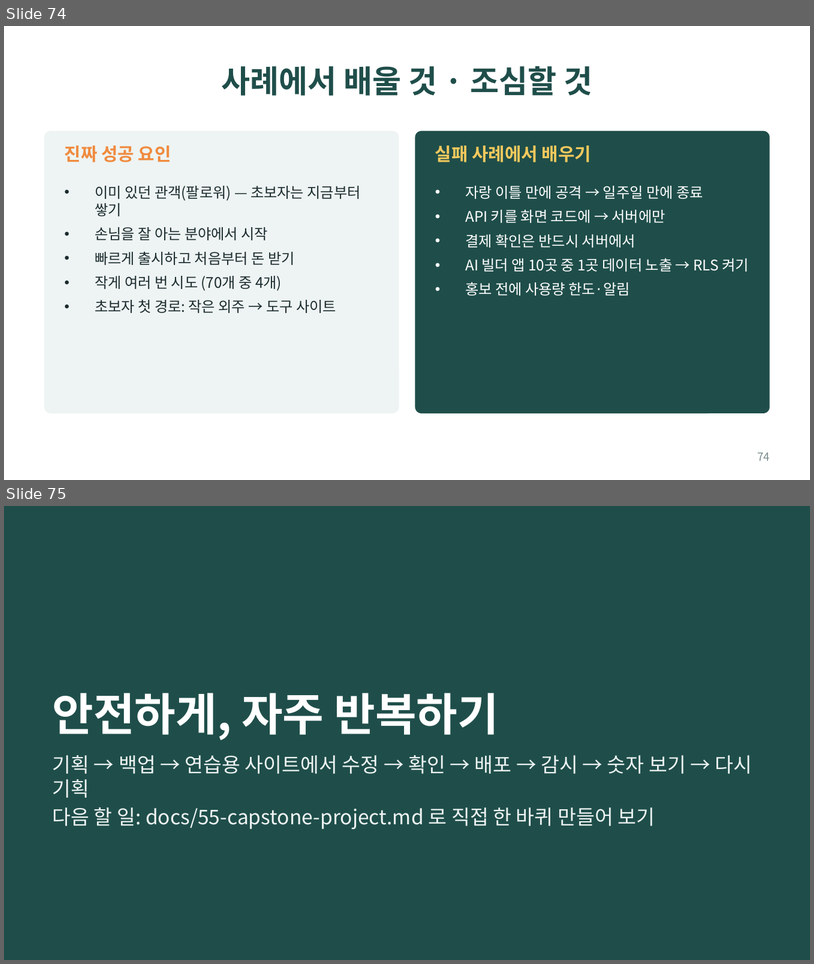
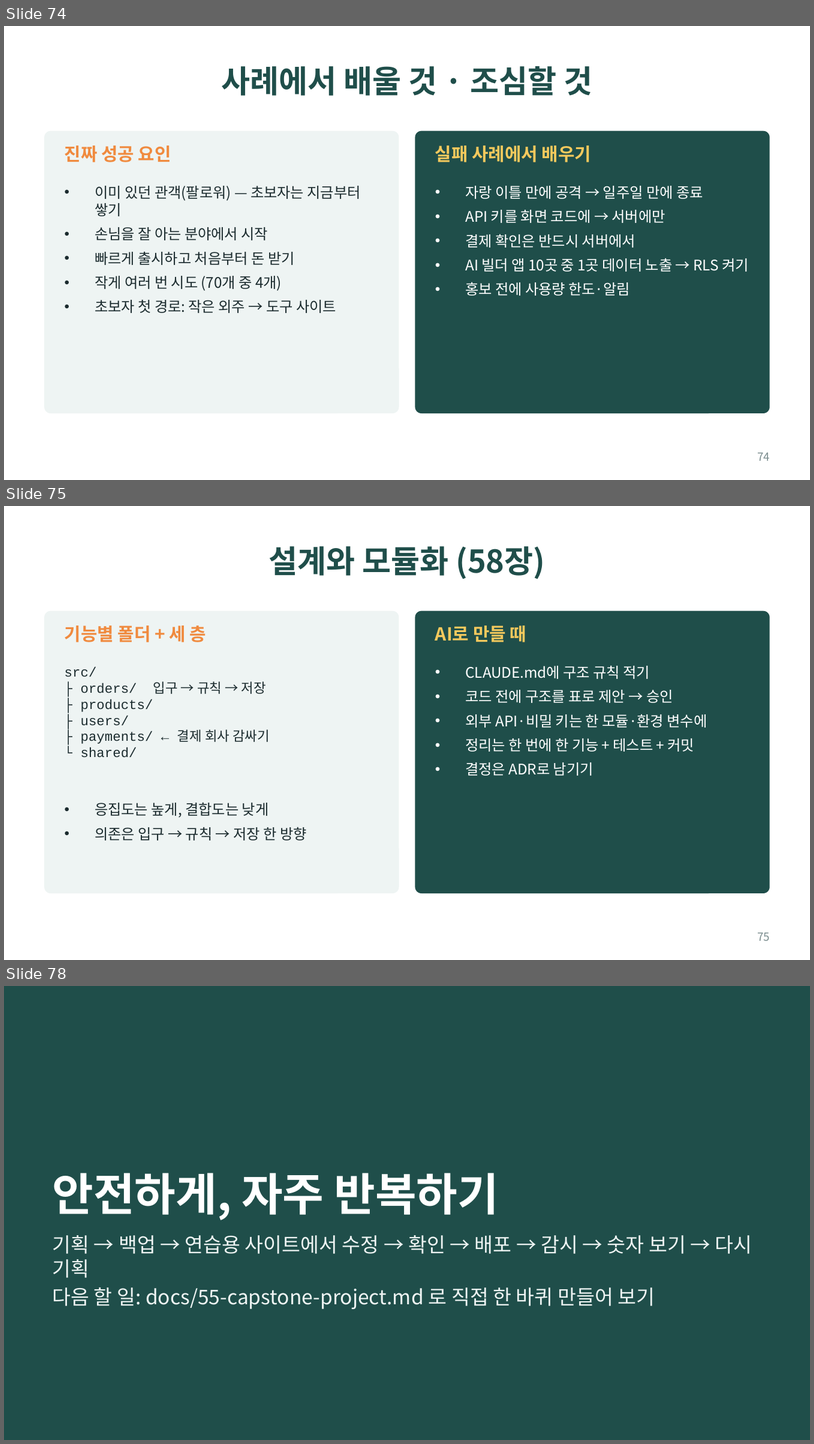
Before and after one commit to bincodin-ko/stanford-study, a slide deck: slides/internet-business-101.pptx. Shown one above the other, each under a label of ours: slides 74 and 75 before the commit, slides 74, 75 and 78 after it; the slides between them are not shown. The pictures are 814x964 and 814x1444 pixels, drawn with LibreOffice and Linux fonts; fonts in the diff are those of the drawing. Boxes give left, top, right and bottom in pixels: in the first picture for what was removed or moved away, otherwise in the second. Text is boxed around its words. In the diff, an @@ line names an element or a change of style, - is before the commit and + after.

```diff
--- a/slides/internet-business-101.pptx
+++ b/slides/internet-business-101.pptx
@@ slide 75 added at (4,506,810,960), background #FFFFFF @@
@@ title added at (269,546,545,579), 28 pt, text #1F4E4A, bold @@
+설계와 모듈화 (58장)
@@ rounded rectangle added at (44,611,399,893), fill #EEF4F3 @@
@@ rounded rectangle added at (415,611,770,893), fill #1F4E4A @@
@@ text added at (65,625,206,642), 16 pt, text #F08A3E, bold @@
+기능별 폴더 + 세 층
@@ text added at (435,625,527,642), 16 pt, text #F4C95D, bold @@
+AI로 만들 때
@@ text added at (65,667,270,757), 12 pt, text #1B2B2E @@
+src/
+├ orders/ 입구 → 규칙 → 저장
+├ products/
+├ users/
+├ payments/ ← 결제 회사 감싸기
+└ shared/
@@ text added at (465,666,708,775), 13 pt, text #FFFFFF @@
+• CLAUDE.md에 구조 규칙 적기
+• 코드 전에 구조를 표로 제안 → 승인
+• 외부 API·비밀 키는 한 모듈·환경 변수에
+• 정리는 한 번에 한 기능 + 테스트 + 커밋
+• 결정은 ADR로 남기기
@@ text added at (95,802,307,840), 13 pt, text #1B2B2E @@
+• 응집도는 높게, 결합도는 낮게
+• 의존은 입구 → 규칙 → 저장 한 방향
@@ page number added at (758,932,770,940), 10 pt, text #7A8C8E @@
+75
@@ what was slide 75 is now slide 78 @@
```
Also in this commit, not shown: 2 other slides added, 11 other files.
